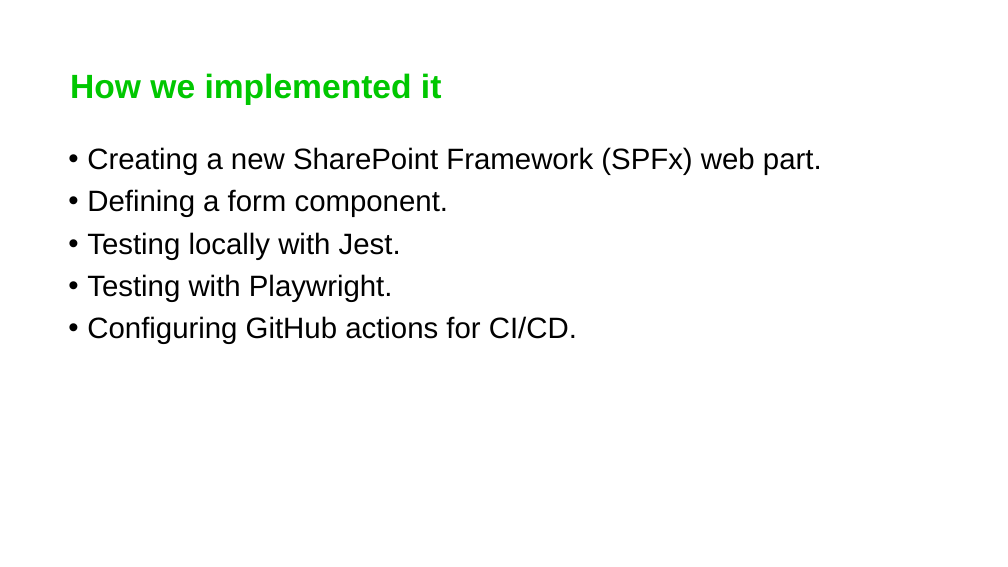
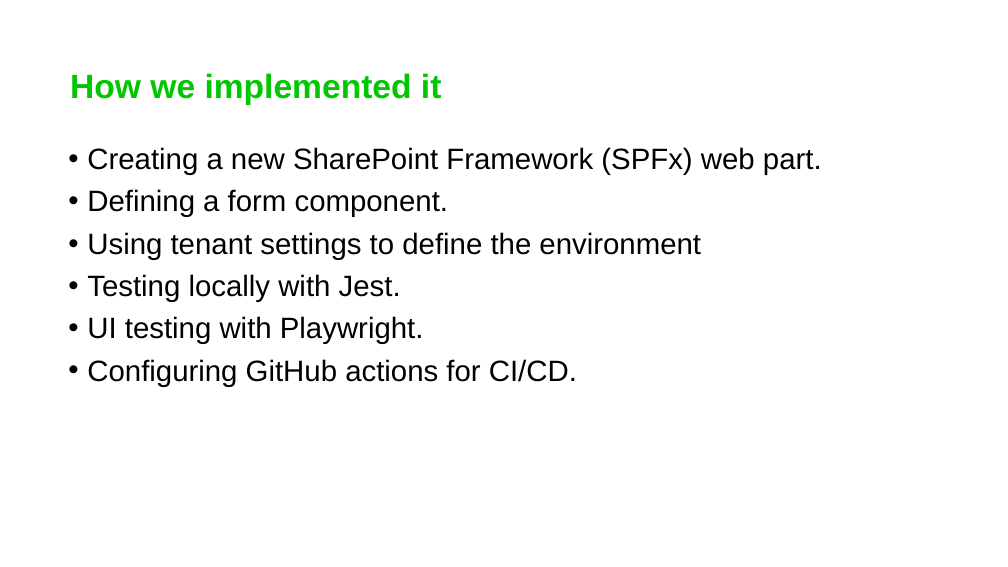
Before and after one commit to GuidoZam/espc-spfx-session-demo, a slide deck: slide 5 of .demo/ESPC25_SPFx_Slides.pptx. Drawn at 1008x567 pixels with LibreOffice and Linux fonts; fonts in the diff are those of the drawing; background and template pictures are left out. Boxes give left, top, right and bottom in pixels: in the first picture for what was removed or moved away, otherwise in the second. Text is boxed around its words. In the diff, an @@ line names an element or a change of style, - is before the commit and + after.

Commit message:
Updated slides

```diff
--- a/.demo/ESPC25_SPFx_Slides.pptx
+++ b/.demo/ESPC25_SPFx_Slides.pptx
@@ text at [87, 232, 701, 260]: paragraph added @@
+• Using tenant settings to define the environment
@@ text at [87, 316, 424, 344]: text changed @@
-• Testing with Playwright.
+• UI testing with Playwright.
```
Also in this commit, not shown: 1 other slide changed.
